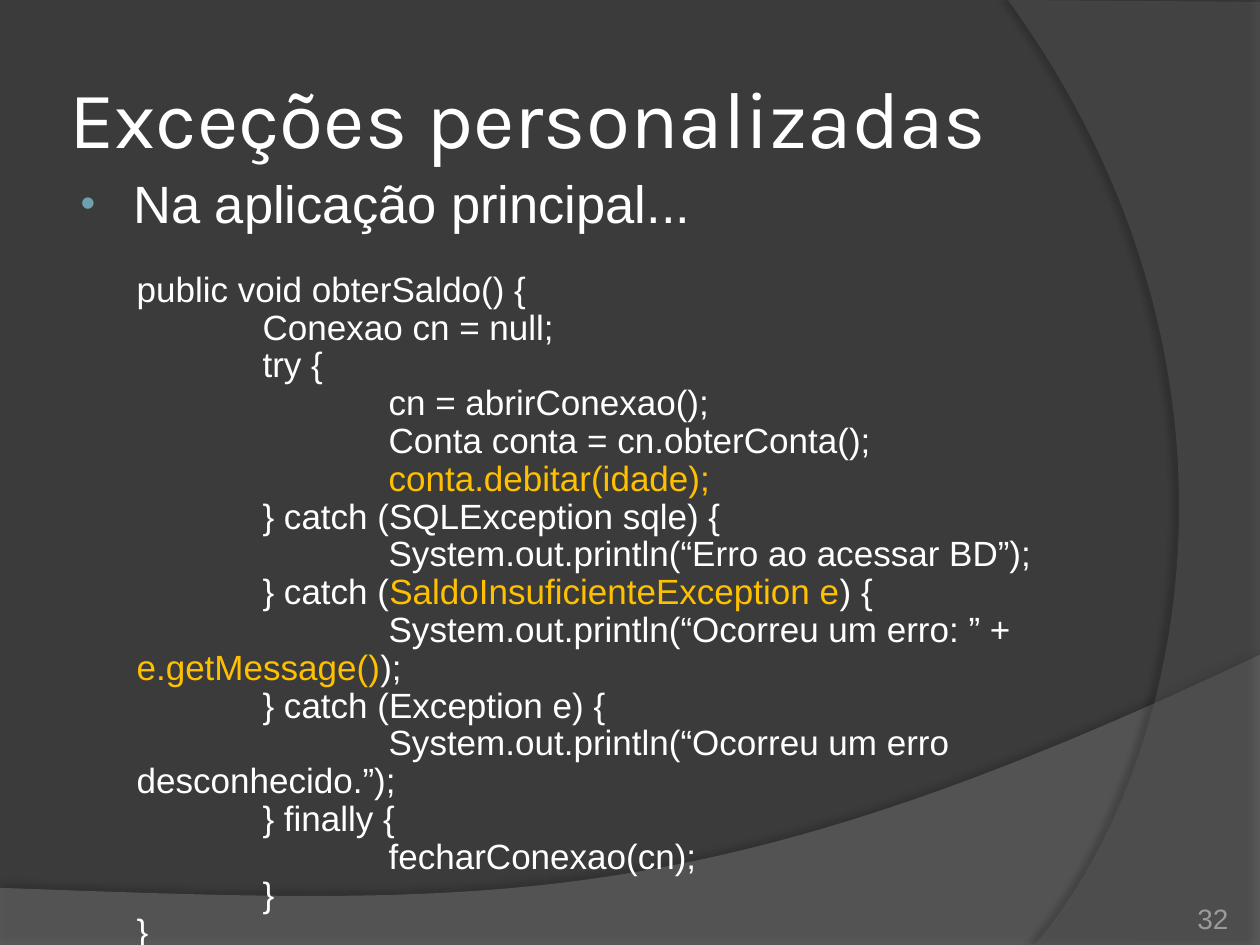
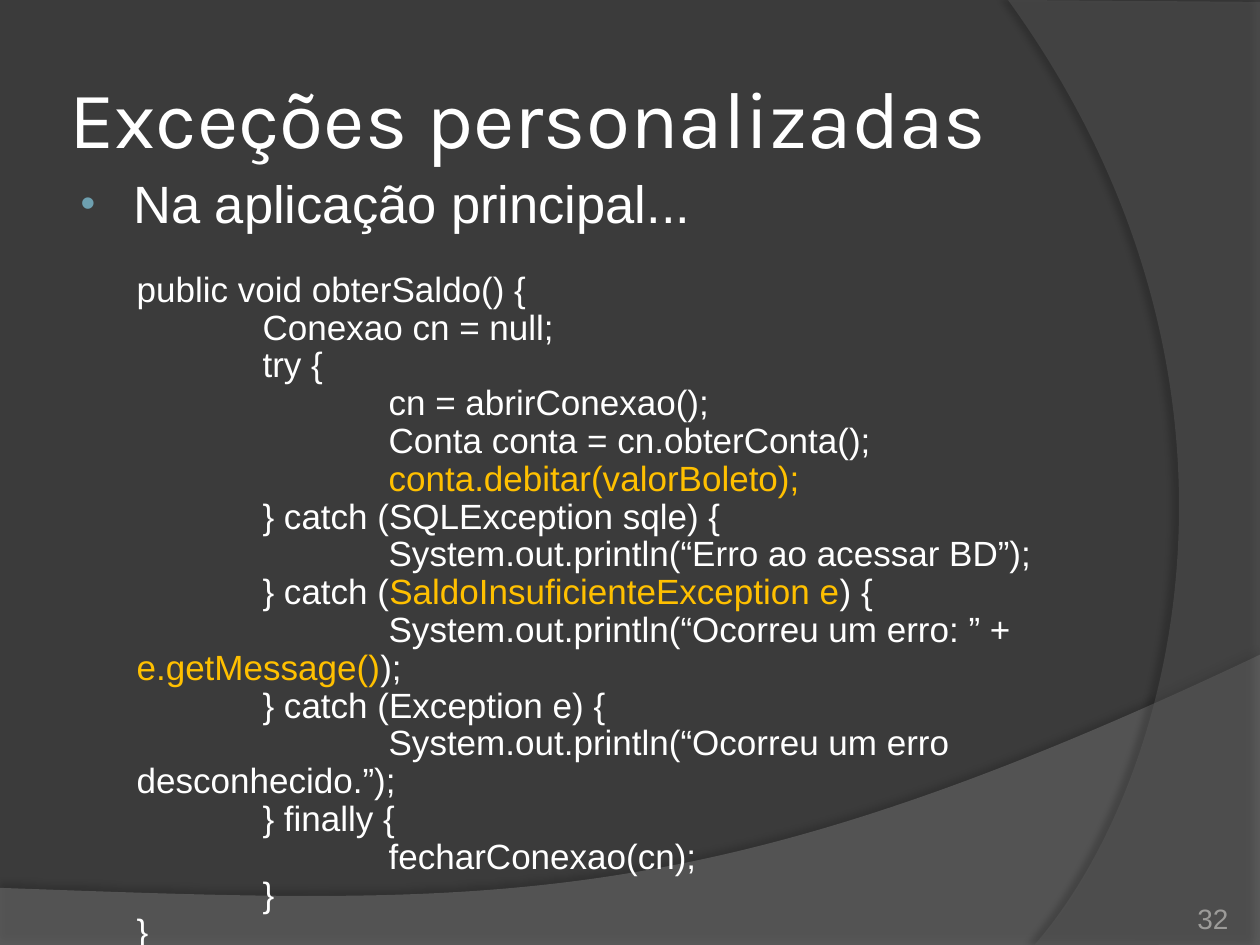
Before and after one commit to duchesqui/slzvieira-training, a slide deck: slide 32 of 2-Java-Programmer-Modulo-II/12.Capitulo06.pptx. Drawn at 1260x945 pixels with LibreOffice and Linux fonts; fonts in the diff are those of the drawing. Boxes give left, top, right and bottom in pixels: in the first picture for what was removed or moved away, otherwise in the second. Text is boxed around its words. In the diff, an @@ line names an element or a change of style, - is before the commit and + after.

```diff
--- a/2-Java-Programmer-Modulo-II/12.Capitulo06.pptx
+++ b/2-Java-Programmer-Modulo-II/12.Capitulo06.pptx
@@ text at bbox=[389, 465, 800, 498]: text changed @@
-conta.debitar(idade);
+conta.debitar(valorBoleto);
```
Also in this commit, not shown: 2 other slides changed, 2 other files.
